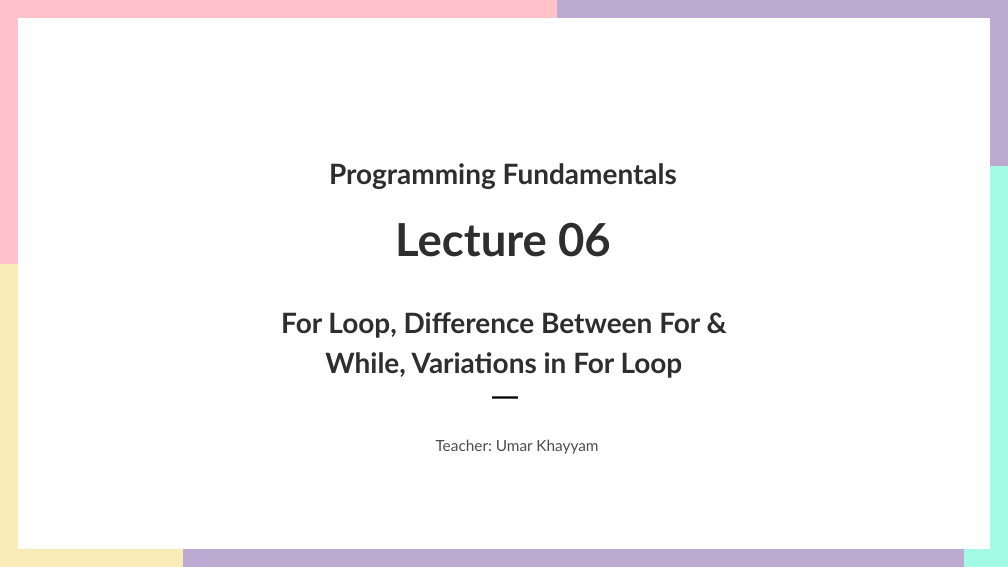
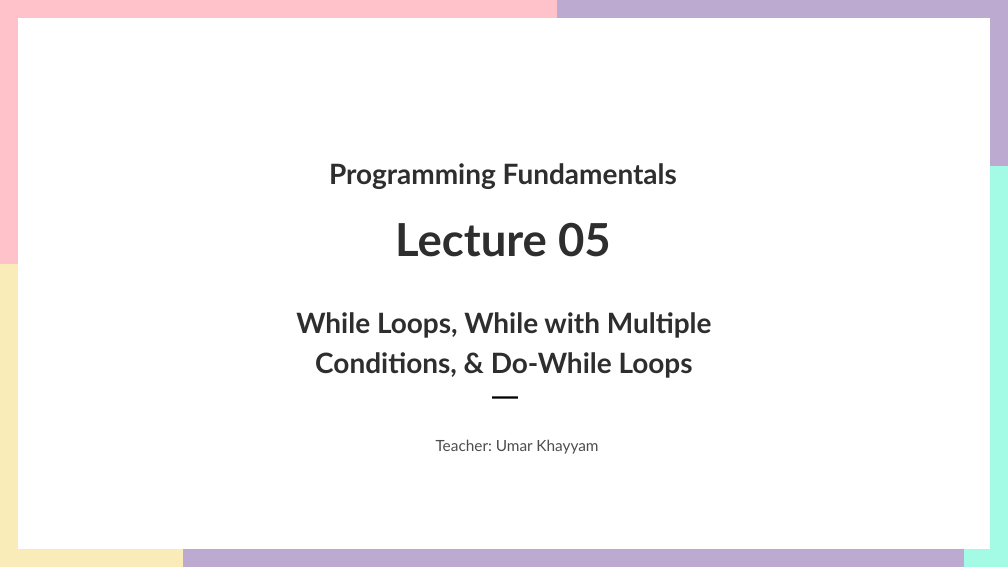
Before and after one commit to UKhayam/Programming-Fundamentals, a slide deck: slide 1 of PF-Lecture-5.pptx. Drawn at 1008x567 pixels with LibreOffice and Linux fonts; fonts in the diff are those of the drawing. Boxes give left, top, right and bottom in pixels: in the first picture for what was removed or moved away, otherwise in the second. Text is boxed around its words. In the diff, an @@ line names an element or a change of style, - is before the commit and + after.

```diff
--- a/PF-Lecture-5.pptx
+++ b/PF-Lecture-5.pptx
@@ text at box(395, 222, 611, 257): text changed @@
-Lecture 06
+Lecture 05
@@ text at box(296, 312, 712, 378): text changed @@
-For Loop, Difference Between For & While, Variations in For Loop
+While Loops, While with Multiple Conditions, & Do-While Loops
```
Also in this commit, not shown: 2 other slides changed, 8 slides added, 4 slides removed, 1 other file.
